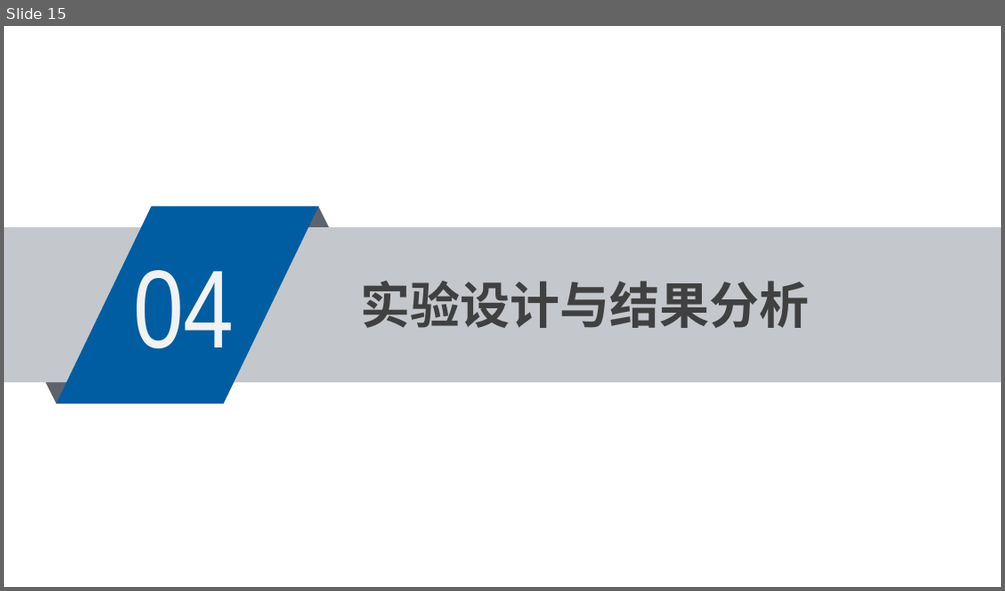
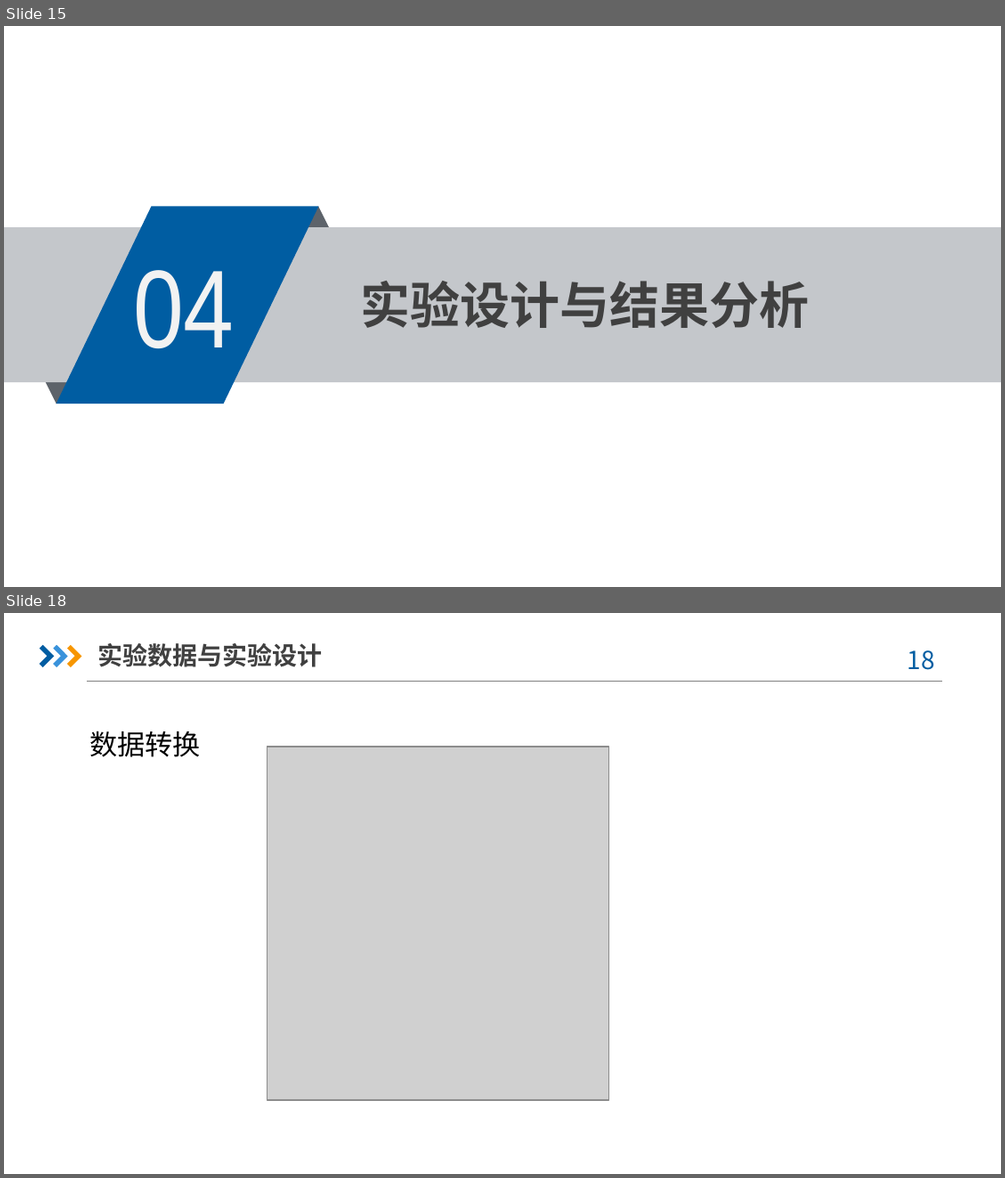
Before and after one commit to JT-Wong/course_homework, a slide deck: 数据科学基础/数据降维方法.pptx. Shown one above the other, each under a label of ours: slide 15 before the commit, slides 15 and 18 after it; the slides between them are not shown. The pictures are 1005x591 and 1005x1178 pixels, drawn with LibreOffice and Linux fonts; fonts in the diff are those of the drawing; grey boxes stand for pictures; background and template pictures are left out. Boxes give left, top, right and bottom in pixels: in the first picture for what was removed or moved away, otherwise in the second. Text is boxed around its words. In the diff, an @@ line names an element or a change of style, - is before the commit and + after.

```diff
--- a/数据科学基础/数据降维方法.pptx
+++ b/数据科学基础/数据降维方法.pptx
@@ slide 18 added at (4,613,1001,1174), background picture (left out) @@
@@ freeform shape added at (39,645,54,668), fill #005DA2 @@
@@ freeform shape added at (53,645,68,668), fill #3992DB @@
@@ freeform shape added at (67,645,81,668), fill #F79600 @@
@@ text added at (97,643,322,667), 18 pt, text #404040, bold @@
+实验数据与实验设计
@@ page number added at (907,650,935,670), 18 pt, text #005DA2 @@
+18
@@ line added from (87, 681) to (942, 681), #808080 0.75 pt @@
@@ text added at (89,730,201,757), 20 pt, text #000000 @@
+数据转换
@@ picture added at (267,747,609,1101) @@
```
Also in this commit, not shown: 6 slides changed, 2 other slides added, 11 other files.
